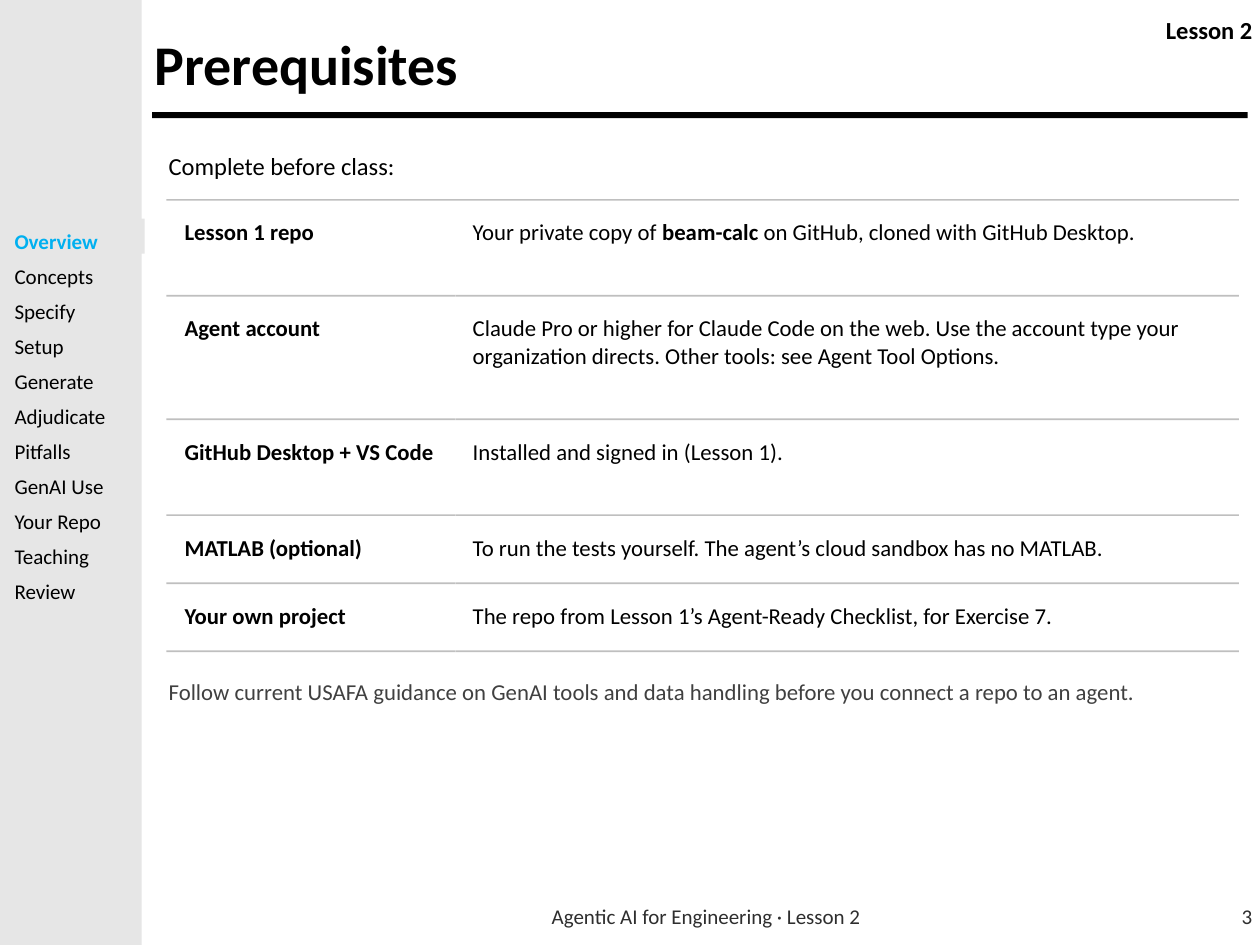
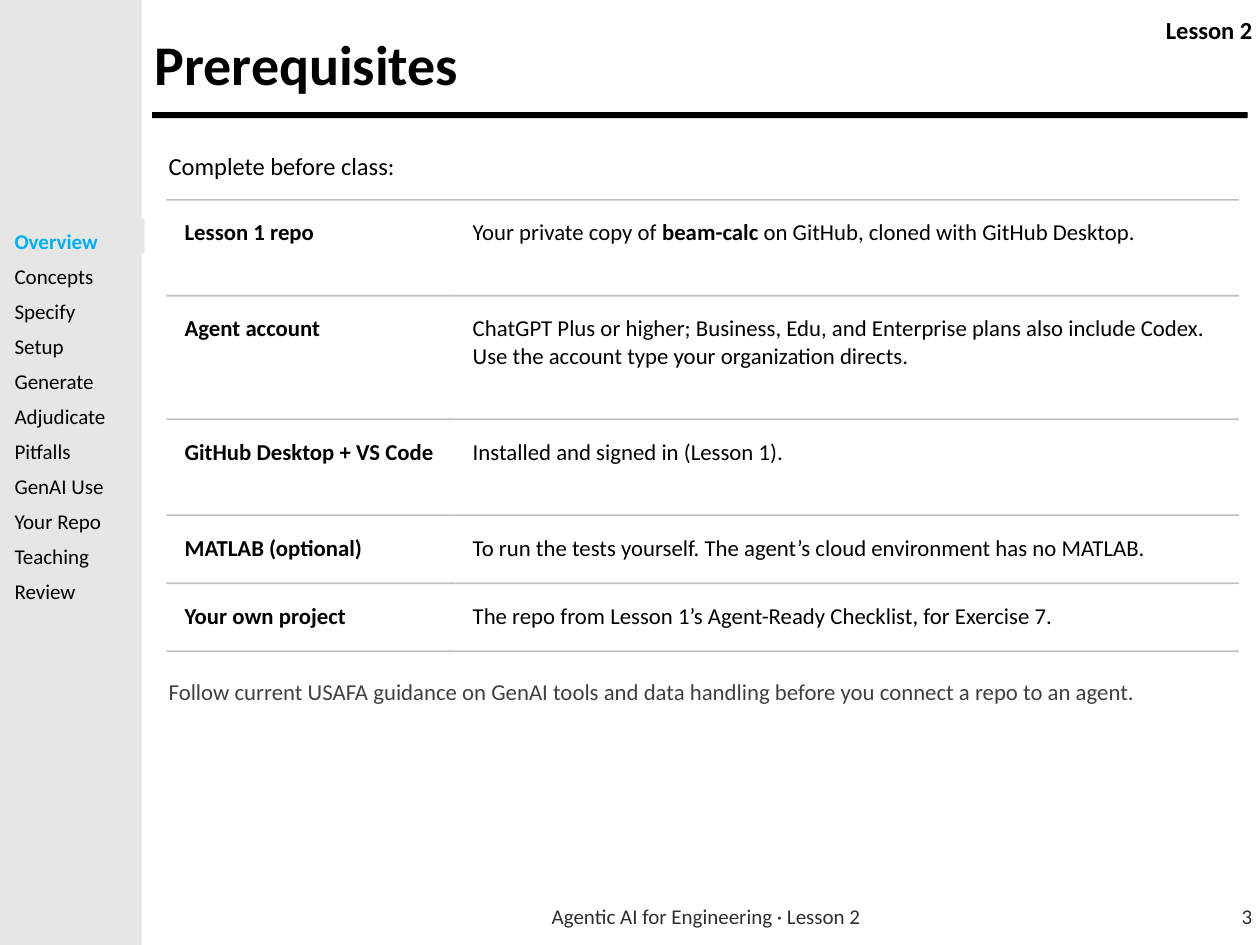
Before and after one commit to usafa-dfas/Agentic-AI-for-Engineering, a slide deck: slide 3 of Lesson Material/LSN 2 - Introduction to Agentic AI for Coding/Agentic_AI_for_Engineering_Lesson_2.pptx. Drawn at 1260x945 pixels with LibreOffice and Linux fonts; fonts in the diff are those of the drawing; background and template pictures are left out. Boxes give left, top, right and bottom in pixels: in the first picture for what was removed or moved away, otherwise in the second. Text is boxed around its words. In the diff, an @@ line names an element or a change of style, - is before the commit and + after.

```diff
--- a/Lesson Material/LSN 2 - Introduction to Agentic AI for Coding/Agentic_AI_for_Engineering_Lesson_2.pptx
+++ b/Lesson Material/LSN 2 - Introduction to Agentic AI for Coding/Agentic_AI_for_Engineering_Lesson_2.pptx
@@ text at bbox=[473, 320, 1204, 368]: text changed @@
-Claude Pro or higher for Claude Code on the web. Use the account type your organization directs. Other tools: see Agent Tool Options.
+ChatGPT Plus or higher; Business, Edu, and Enterprise plans also include Codex. Use the account type your organization directs.
@@ text at bbox=[473, 540, 1145, 560]: text changed @@
-To run the tests yourself. The agent’s cloud sandbox has no MATLAB.
+To run the tests yourself. The agent’s cloud environment has no MATLAB.
```
Also in this commit, not shown: 18 other slides changed, 5 other files.
